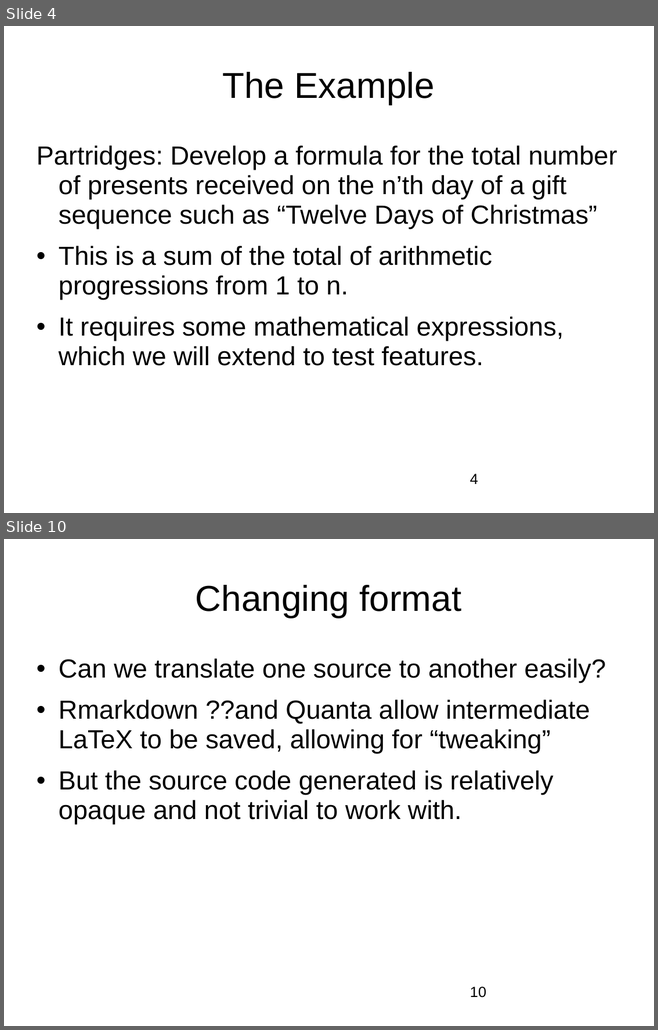
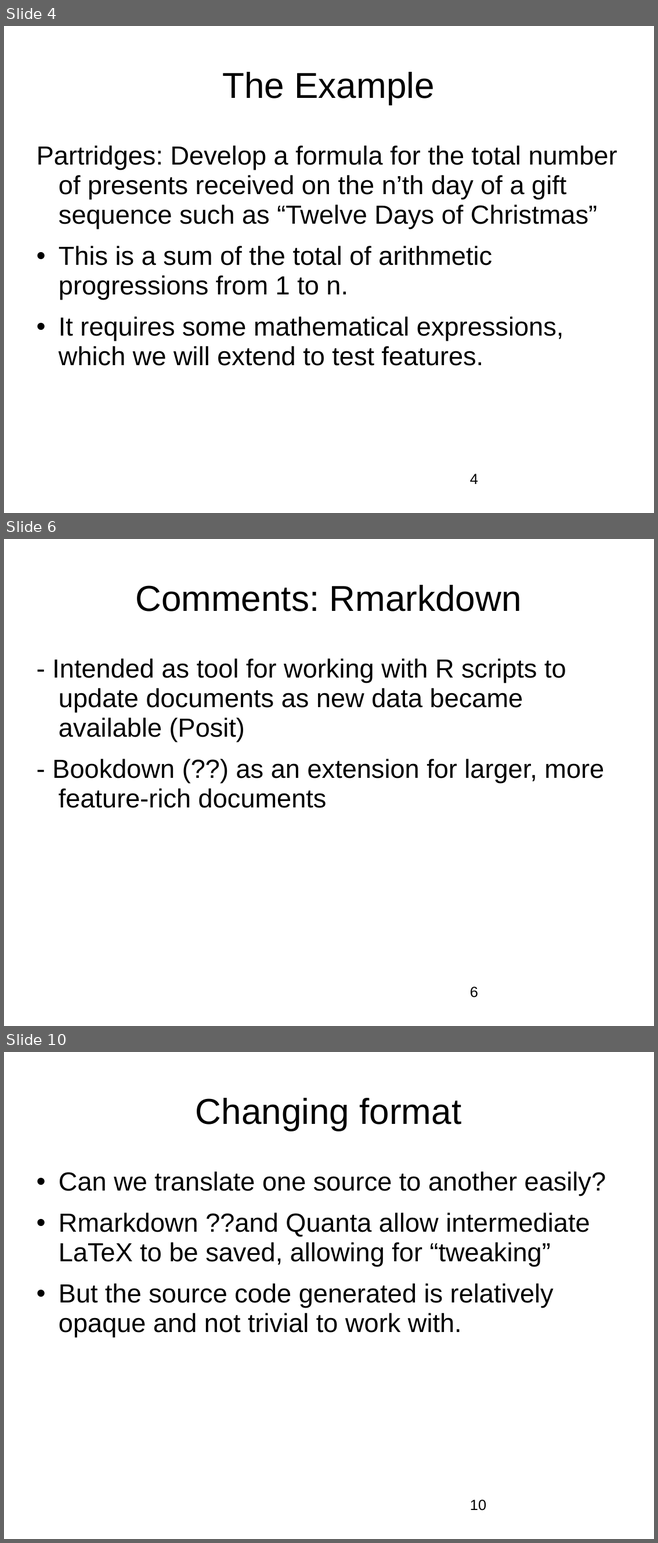
Before and after one commit to nashjc/Partridges, a slide deck: LinuxOttawa20260108.odp. Shown one above the other, each under a label of ours: slides 4 and 10 before the commit, slides 4, 6 and 10 after it; the slides between them are not shown. The pictures are 658x1030 and 658x1543 pixels, drawn with LibreOffice and Linux fonts; fonts in the diff are those of the drawing; background and template pictures are left out. Boxes give left, top, right and bottom in pixels: in the first picture for what was removed or moved away, otherwise in the second. Text is boxed around its words. In the diff, an @@ line names an element or a change of style, - is before the commit and + after.

```diff
--- a/LinuxOttawa20260108.odp
+++ b/LinuxOttawa20260108.odp
@@ slide 6 added at [4, 539, 654, 1026], background picture (left out) @@
@@ title added at [135, 585, 521, 611], 44 pt, text #000000 @@
+Comments: Rmarkdown
@@ text added at [52, 658, 604, 808], 32 pt, text #000000 @@
+- Intended as tool for working with R scripts to update documents as new data became available (Posit)
+- Bookdown (??) as an extension for larger, more feature-rich documents
@@ page number added at [470, 987, 478, 998], 18 pt, text #000000 @@
+6
```
Also in this commit, not shown: 4 slides changed, 3 other slides added, 3 slides removed.
